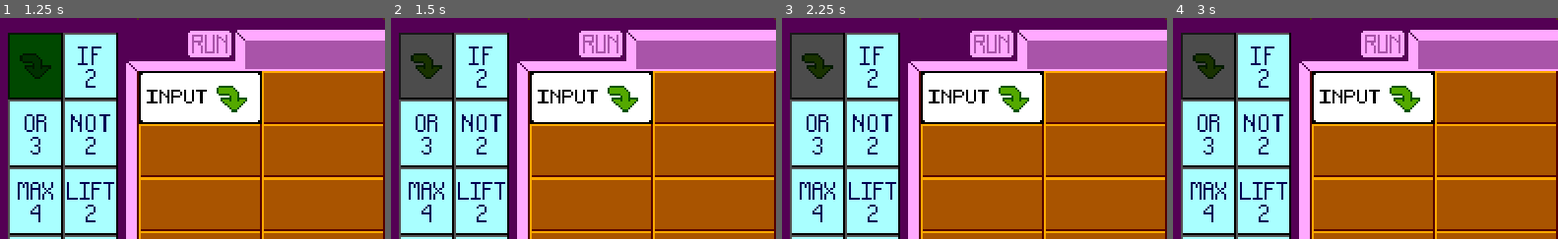
Above: before the commit, frames 1-4 (left to right).
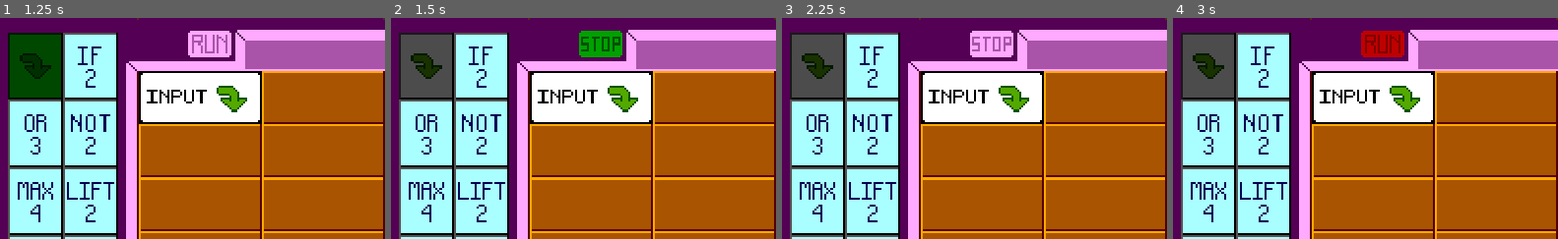
Above: after the commit, the same moments.

Repository: moxvallix/gemhacker-godot
Game: Godot game, scene res://game_window.tscn
The game is run twice, just before and just after one commit, with the same random seed, the same clock (stepped at 60 frames per second) and the same inputs.
Inputs (mouse positions are % of the whole screen's width and height, from its top left):
- Up to frame 1 (1.25 s): click (5, 11) at 0.52 s
- Up to frame 2 (1.5 s): click (27, 6) at 1.25 s
- Up to frame 3 (2.25 s): click (5, 11) at 2.02 s
- Up to frame 4 (3 s): click (27, 6) at 2.75 s
The pictures show only the part of the screen within x 0-50%, y 0-50%; the shares and areas given below are measured in that part.

Frame 1 is identical in both runs. In frame 2, 1.3% of the frame differs, in the area x 48-61%, y 5-18%; in frame 3, 0.4%; in frame 4, 1.3%.

Commit message:
feat(state): adds running state, and disables cards from being added or moved when running

Diff:
--- a/game_window.tscn
+++ b/game_window.tscn
@@ -14,11 +14,8 @@
 [ext_resource path="res://scenes/buttons/jump_button.tscn" type="PackedScene" id=12]
 [ext_resource path="res://scenes/buttons/pipe_button.tscn" type="PackedScene" id=13]
 [ext_resource path="res://scenes/buttons/discard_button.tscn" type="PackedScene" id=14]
-[ext_resource path="res://scripts/board.gd" type="Script" id=15]
 
 [node name="game_window" type="Node2D"]
-script = ExtResource( 15 )
-state = "running"
 
 [node name="background" type="TextureRect" parent="."]
 margin_left = 0.226562
--- a/project.godot
+++ b/project.godot
@@ -17,6 +17,7 @@
 [autoload]
 
 Main="*res://scripts/main.gd"
+Global="*res://scripts/global.gd"
 
 [display]
 
--- a/scenes/ui/run_button.tscn
+++ b/scenes/ui/run_button.tscn
@@ -1,8 +1,10 @@
-[gd_scene load_steps=2 format=2]
+[gd_scene load_steps=3 format=2]
 
 [ext_resource path="res://assets/ui/run.png" type="Texture" id=1]
+[ext_resource path="res://scripts/ui/run.gd" type="Script" id=2]
 
 [node name="run_button" type="Node2D"]
+script = ExtResource( 2 )
 
 [node name="TextureButton" type="TextureButton" parent="."]
 margin_right = 21.0
@@ -12,3 +14,7 @@
 __meta__ = {
 "_edit_use_anchors_": false
 }
+
+[connection signal="mouse_entered" from="TextureButton" to="." method="_on_TextureButton_mouse_entered"]
+[connection signal="mouse_exited" from="TextureButton" to="." method="_on_TextureButton_mouse_exited"]
+[connection signal="pressed" from="TextureButton" to="." method="_on_TextureButton_pressed"]
--- a/scripts/buttons/buttons-node.gd
+++ b/scripts/buttons/buttons-node.gd
@@ -5,15 +5,8 @@
 # var a = 2
 # var b = "text"
 
-var state
-
 func _ready():
-	var root = get_tree().get_root()
-	root.connect("state_broadcast", self, "_on_state_broadcast")
-
-func _on_state_broadcast(broadcast_state):
-	state = broadcast_state
-
+	pass
 # Called every frame. 'delta' is the elapsed time since the previous frame.
 #func _process(delta):
 #	pass
--- a/scripts/buttons/buttons.gd
+++ b/scripts/buttons/buttons.gd
@@ -3,20 +3,18 @@
 export (String) var card
 
 var enabled = true
-
+var state
 # Called when the node enters the scene tree for the first time.
-var state
+var global
 
 func _ready():
-	var root = get_tree().get_root()
-	root.connect("state_broadcast", self, "_on_state_broadcast")
-
-func _on_state_broadcast(broadcast_state):
-	state = broadcast_state
-	print(state)
+	global = get_node("/root/Global")
+	state = global.state
+	pass
 
 # Called every frame. 'delta' is the elapsed time since the previous frame.
-func _process(delta):
+func _process(_delta):
+	state = global.state
 	if enabled:
 		self.modulate = Color(1, 1, 1)
 	if !enabled:
@@ -33,5 +31,6 @@
 	button.modulate = Color(1, 1, 1)
 
 func _on_button_pressed():
-	if enabled:
-		get_parent().get_parent().get_node("grid").create_card(card)
+	if state != "running":
+		if enabled:
+			get_parent().get_parent().get_node("grid").create_card(card)
--- a/scripts/cards/card.gd
+++ b/scripts/cards/card.gd
@@ -17,8 +17,12 @@
 var material_1_pos = Vector2(40, 2) * asset_scale
 var material_2_pos = Vector2(4,2) * asset_scale
 
+var global
+var state
+
 # Called when the node enters the scene tree for the first time.
 func _ready():
+	global = get_node("/root/Global")
 	move_tween = get_node("move_tween")
 	if card_type == "single":
 		add_material(material_1_scene.instance(), material_1_pos)
@@ -29,14 +33,13 @@
 func add_material(material, position):
 	add_child(material)
 	material.position = position
-	pass
 
 func move(target):
 	move_tween.interpolate_property(self, "position", position, target, move_speed, Tween.TRANS_SINE, Tween.EASE_OUT);
 	move_tween.start();
-	pass;
 
 # Called every frame. 'delta' is the elapsed time since the previous frame.
 func _process(_delta):
+	state = global.state
 	material_1 = material_1_scene.instance().material_id
 	material_2 = material_2_scene.instance().material_id
--- a/scripts/board.gd
+++ b/scripts/global.gd
@@ -1,17 +1,10 @@
-extends Node2D
+extends Node
 
-signal state_broadcast(state)
-export (String, "none", "ready", "running") var state
-
-# Declare member variables here. Examples:
-# var a = 2
-# var b = "text"
-
+var state
 
 # Called when the node enters the scene tree for the first time.
 func _ready():
-	emit_signal("state_broadcast", state)
-	print(state)
+	state = "none"
 	pass # Replace with function body.
 
 
--- a/scripts/grid.gd
+++ b/scripts/grid.gd
@@ -39,8 +39,13 @@
 	preload("res://scenes/cards/jump_card.tscn"),
 ]
 
+var global
+var state
+
 # Called when the node enters the scene tree for the first time.
 func _ready():
+	global = get_node("/root/Global")
+	state = global.state
 	board = make_2d_array()
 	OS.set_window_maximized(true)
 #	spawn_pieces()
@@ -120,7 +125,6 @@
 	elif (shifting == false || mouse_in_grid != trash_zone) && delete_ready == true:
 		for n in get_node(".").get_children():
 			n.modulate = Color(1, 1, 1)
-		delete_ready == false
 
 func drag(object):
 	object.position = get_global_mouse_position() - (mouse_pos - initial_pos)
@@ -161,9 +165,11 @@
 			return true
 	return false
 
-func _process(delta):
-	touch_input()
-	key_input()
-	misc()
-	if dragging:
-		drag(being_dragged)
+func _process(_delta):
+	state = global.state
+	if state != "running":
+		touch_input()
+		key_input()
+		misc()
+		if dragging:
+			drag(being_dragged)
--- a/scripts/materials/material.gd
+++ b/scripts/materials/material.gd
@@ -10,8 +10,13 @@
 	preload("res://assets/materials/amythest.png"),
 ]
 
+var global
+var state
+
 # Called when the node enters the scene tree for the first time.
 func _ready():
+	global = get_node("/root/Global")
+	state = global.state
 	update_materials()
 	pass # Replace with function body.
 
@@ -27,8 +32,9 @@
 	get_node("TextureButton").set_normal_texture(materials[material_id])
 
 # Called every frame. 'delta' is the elapsed time since the previous frame.
-#func _process(delta):
-#	pass
+func _process(_delta):
+	state = global.state
 
 func _on_TextureButton_pressed():
-	on_click()
+	if state != "running":
+		on_click()
--- /dev/null
+++ b/scripts/ui/run.gd
@@ -0,0 +1,37 @@
+extends Node2D
+
+var global
+var state
+
+var stop_texture = preload("res://assets/ui/stop.png")
+var run_texture = preload("res://assets/ui/run.png")
+
+# Called when the node enters the scene tree for the first time.
+func _ready():
+	global = get_node("/root/Global")
+
+# Called every frame. 'delta' is the elapsed time since the previous frame.
+func _process(_delta):
+	state = global.state
+	if state == "running":
+		get_node("TextureButton").set_normal_texture(stop_texture)
+	else:
+		get_node("TextureButton").set_normal_texture(run_texture)
+
+func _on_TextureButton_pressed():
+	if state != "running":
+		global.state = "running"
+	elif state == "running":
+		global.state = "none"
+
+func _on_TextureButton_mouse_entered():
+	var button = get_node("TextureButton")
+	if state == "running":
+		button.modulate = Color(0.75, 0, 0)
+	else:
+		button.modulate = Color(0, 0.95, 0)
+
+
+func _on_TextureButton_mouse_exited():
+	var button = get_node("TextureButton")
+	button.modulate = Color(1, 1, 1)
Not shown: 1 places in game_window.tscn that only renumber resources
